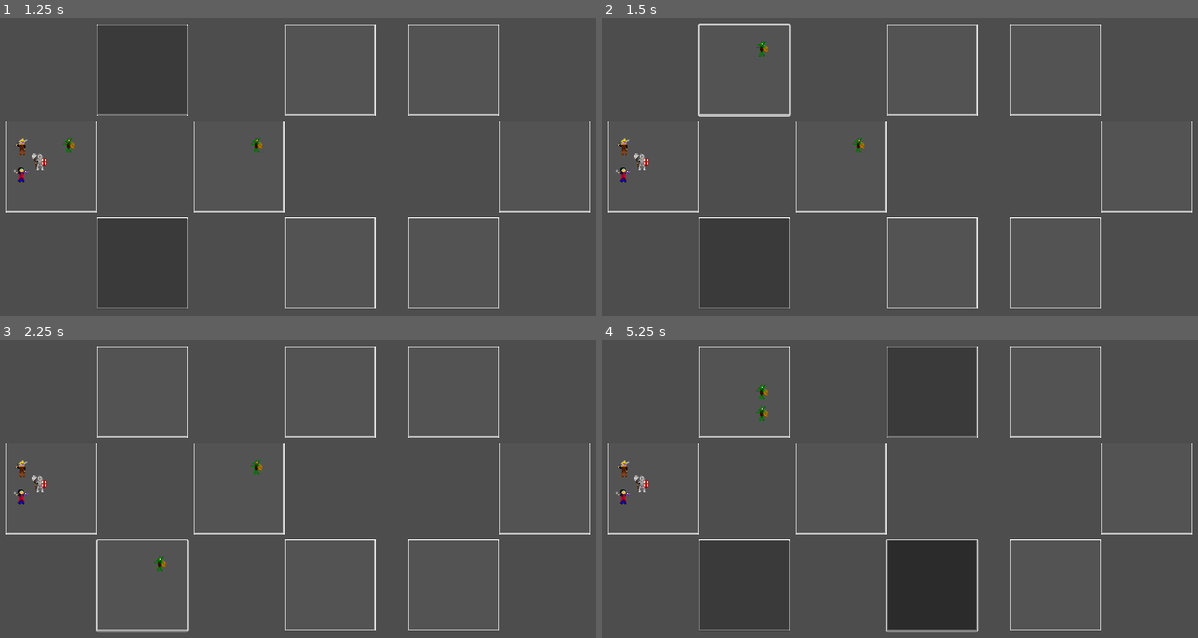
Above: before the commit, frames 1-4 (two rows, left to right).
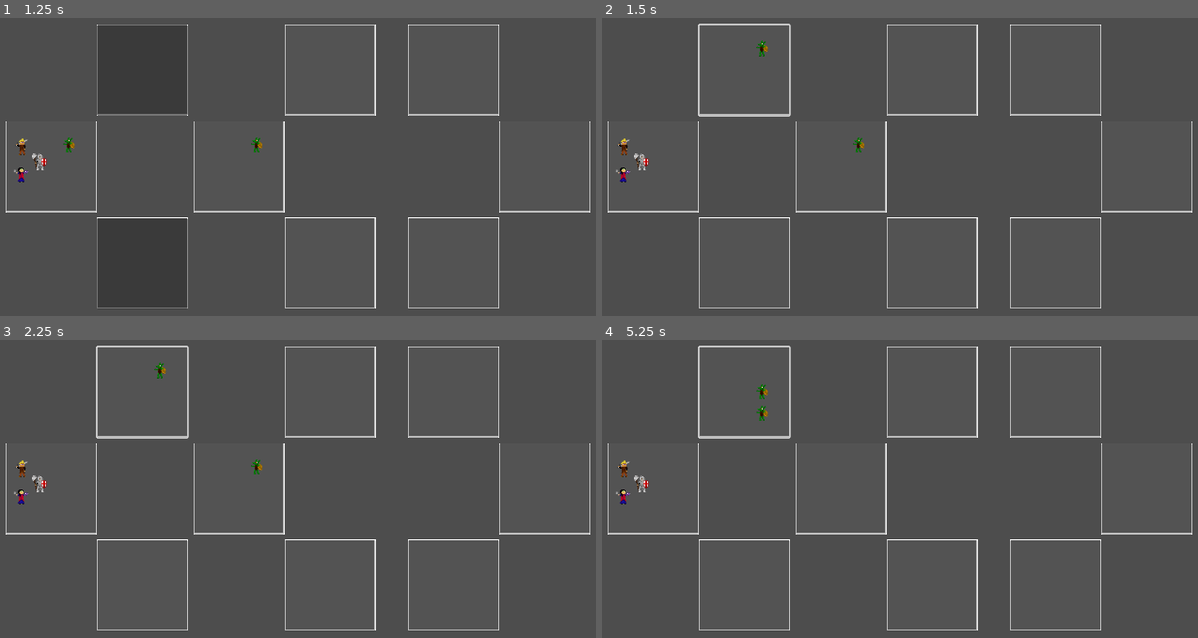
Above: after the commit, the same moments.

Repository: Gamnraa/GMTK-2023-Dungeon-Master
Game: Godot game, scene res://dungeon.tscn
Same seed, same stepped clock (60 frames per second), same inputs: the game is played once before the commit and once after it. The engine's default icon, where the game draws it, is replaced by a stand-in: a white triangle on a blue panel in a dark square.
Inputs (mouse positions are in pixels of both pictures, inside the frame that each line leads up to):
- Up to frame 1 (1.25 s): tap Enter at 0.5 s; move the mouse to (65, 146) at 0.52 s; click (65, 146) at 0.67 s
- Up to frame 2 (1.5 s): click (745, 71) at 1.27 s
- Up to frame 3 (2.25 s): click (143, 584) at 2.02 s
- Up to frame 4 (5.25 s): tap Space at 2.75, 5 s; move the mouse to (858, 468) at 2.77 s; click (858, 468) at 2.92 s; click (745, 393) at 3.52 s; tap Enter at 4.25 s; move the mouse to (1031, 438) at 4.27 s; click (1031, 438) at 4.42 s; move the mouse to (917, 620) at 5.02 s; click (917, 620) at 5.17 s

Frame 1 is identical in both runs. In frame 2, 4.6% of the frame differs, in the area x 16-32%, y 67-98%; in frame 3, 0.5%; in frame 4, 14%, in the area x 16-64%, y 1-99%.

Commit message:
Fixed rooms staying focused after moving

Diff:
--- a/entities/goblin.gd
+++ b/entities/goblin.gd
@@ -15,11 +15,13 @@
 var selected = false
 
 func move_to_room(room):
+	on_lose_focus()
 	curr_room = room
 	room.num_monsters += 1
 	var offset_x = room.get_node("MonsterPosition").position.x
 	var offset_y = 40 * room.num_monsters
 	position = Vector2(room.position.x + offset_x, room.position.y + offset_y)
+
 
 func _input(event):
 	if event is InputEventMouseButton and event.pressed and event.button_index == MOUSE_BUTTON_LEFT:
@@ -27,6 +29,7 @@
 			on_gain_focus()
 
 func on_gain_focus():
+	selected = true
 	for room in curr_room.next_rooms:
 		room.on_gain_focus()
 		room.send_to_room.connect(move_to_room)
@@ -36,11 +39,13 @@
 		room.send_to_room.connect(move_to_room)
 
 func on_lose_focus():
-	for room in curr_room.next_rooms:
-		room.on_lose_focus()
+	selected = false
+	if curr_room:
+		for room in curr_room.next_rooms:
+			room.on_lose_focus()
 
-	for room in curr_room.prev_rooms:
-		room.on_lose_focus()
+		for room in curr_room.prev_rooms:
+			room.on_lose_focus()
 
 func _ready():
 	show()
